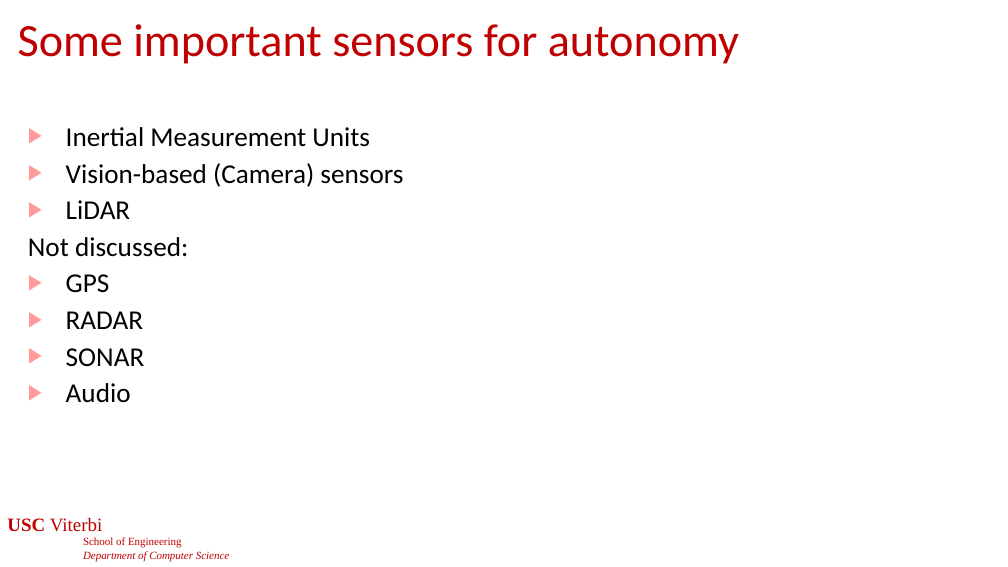
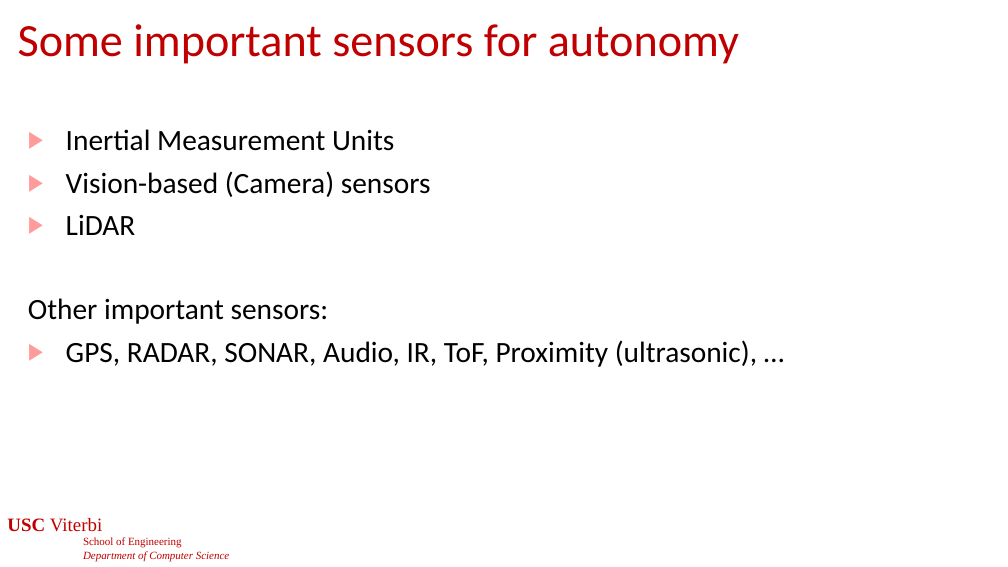
Before and after one commit to jdeshmukh/jdeshmukh.github.io, a slide deck: slide 2 of teaching/cs513-autocps-fall-2025/slides/Perception.pptx. Drawn at 1008x567 pixels with LibreOffice and Linux fonts; fonts in the diff are those of the drawing; background and template pictures are left out. Boxes give left, top, right and bottom in pixels: in the first picture for what was removed or moved away, otherwise in the second. Text is boxed around its words. In the diff, an @@ line names an element or a change of style, - is before the commit and + after.

```diff
--- a/teaching/cs513-autocps-fall-2025/slides/Perception.pptx
+++ b/teaching/cs513-autocps-fall-2025/slides/Perception.pptx
@@ text at bbox=[66, 129, 431, 235]: size 25.9 to 28 pt in "Inertial Measurement Units", "Vision-based (Camera) sensors", "LiDAR"; line spacing 0.8 to 0.9 @@
@@ text at bbox=[28, 298, 757, 367]: text changed; size 25.9 to 28 pt @@
-Not discussed:
-▶ GPS
-▶ RADAR
-▶ SONAR
-▶ Audio
+Other important sensors:
+▶ GPS, RADAR, SONAR, Audio, IR, ToF, Proximity (ultrasonic), …
```
Also in this commit, not shown: 2 other slides changed, 5 slides added, 1 other file.
